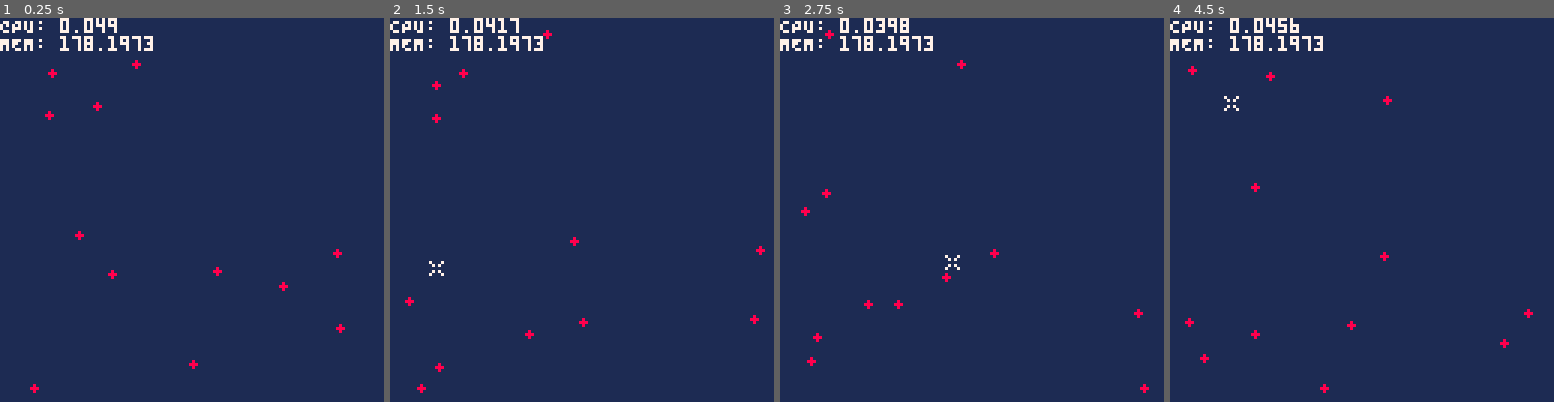
Above: before the commit, frames 1-4 (left to right).
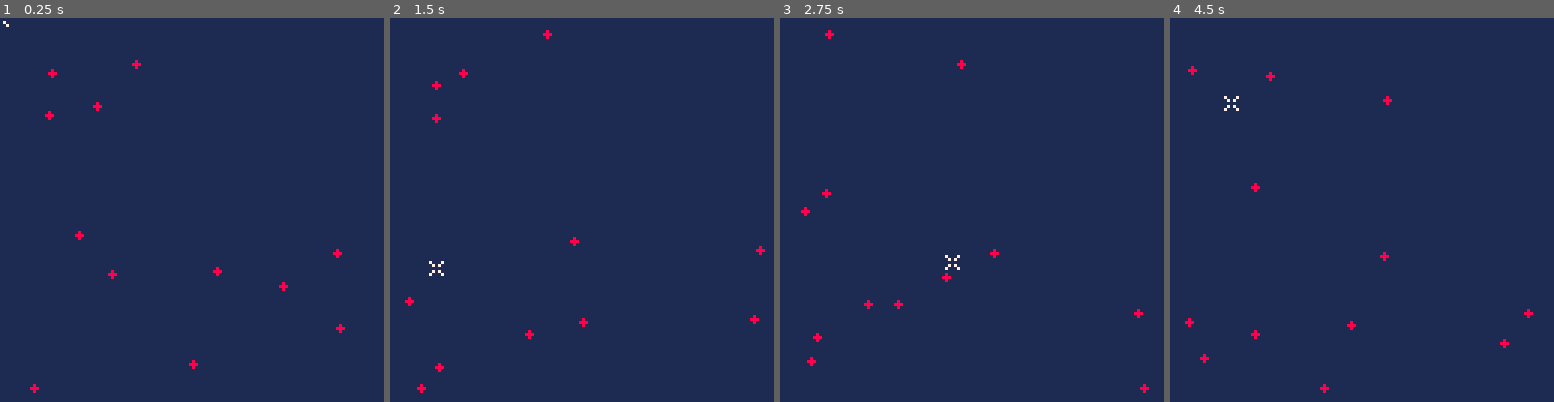
Above: after the commit, the same moments.

Repository: vholmer/capture-and-trace
Game: PICO-8 cartridge code.p8
Same seed, same stepped clock (60 frames per second), same inputs: the game is played once before the commit and once after it.
Inputs (mouse positions are in pixels of both pictures, inside the frame that each line leads up to):
- Up to frame 1 (0.25 s): no input
- Up to frame 2 (1.5 s): click (670, 121) at 0.67 s; click (436, 267) at 1.22 s
- Up to frame 3 (2.75 s): click (887, 114) at 1.77 s; click (952, 259) at 2.32 s
- Up to frame 4 (4.5 s): click (1404, 106) at 2.87 s; click (1465, 256) at 3.42 s; click (1231, 102) at 3.97 s

The runs differ from the first frame. In frame 1, 1.0% of the frame differs, in the area x 0-40%, y 0-9%; in frame 2, 1.0%; in frame 3, 1.1%; in frame 4, 1.1%.

Commit message:
removed debug prints for cpu and memory usage

Diff:
--- a/code.p8
+++ b/code.p8
@@ -28,8 +28,8 @@
 	cls(1)
 	foreach(agents, draw_agent)
 	draw_mouse()
-	print("CPU: " .. stat(1), 0, 0, 7)
-	print("MEM: " .. stat(0), 0, 6, 7)
+	--print("CPU: " .. stat(1), 0, 0, 7)
+	--print("MEM: " .. stat(0), 0, 6, 7)
 end
 
 function draw_mouse()
